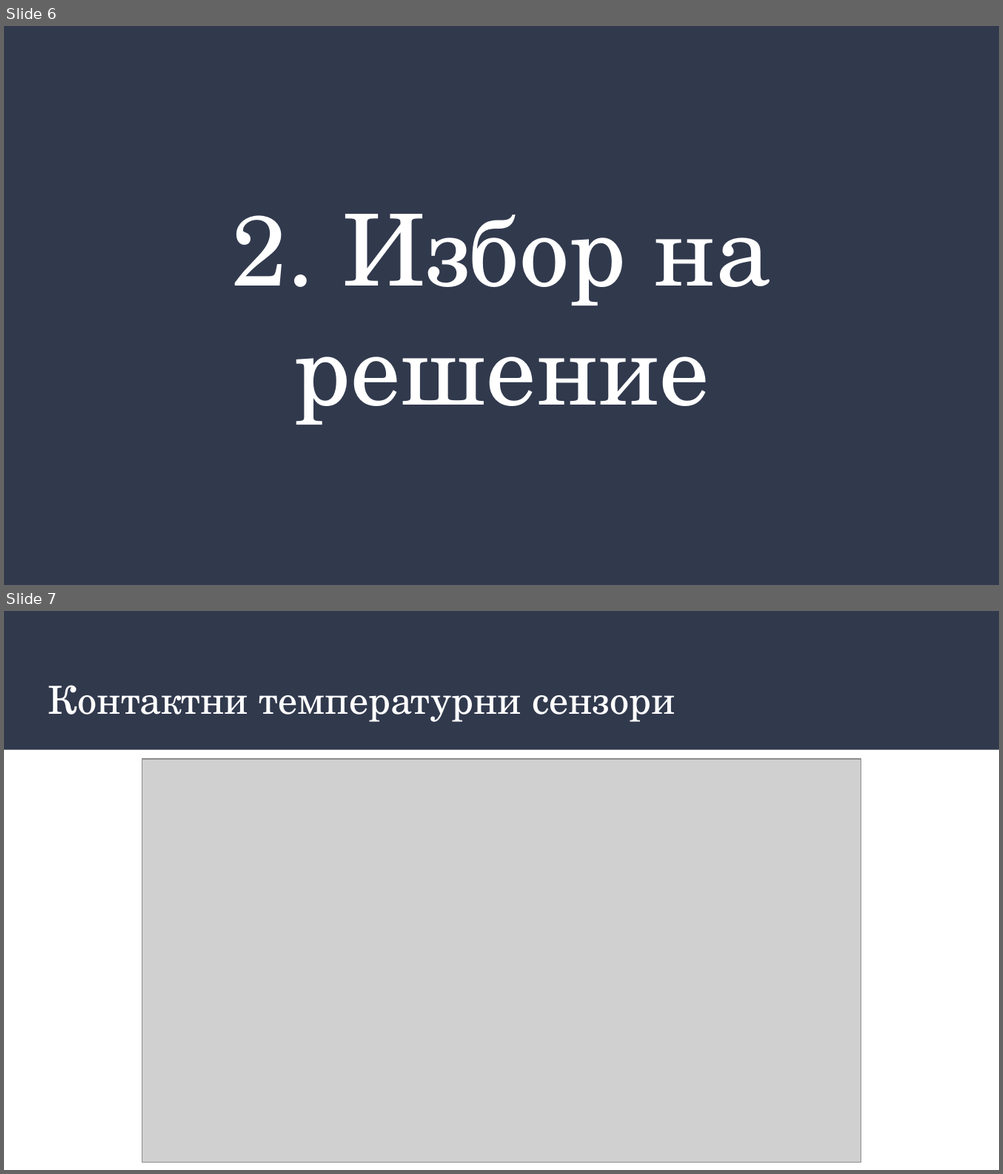
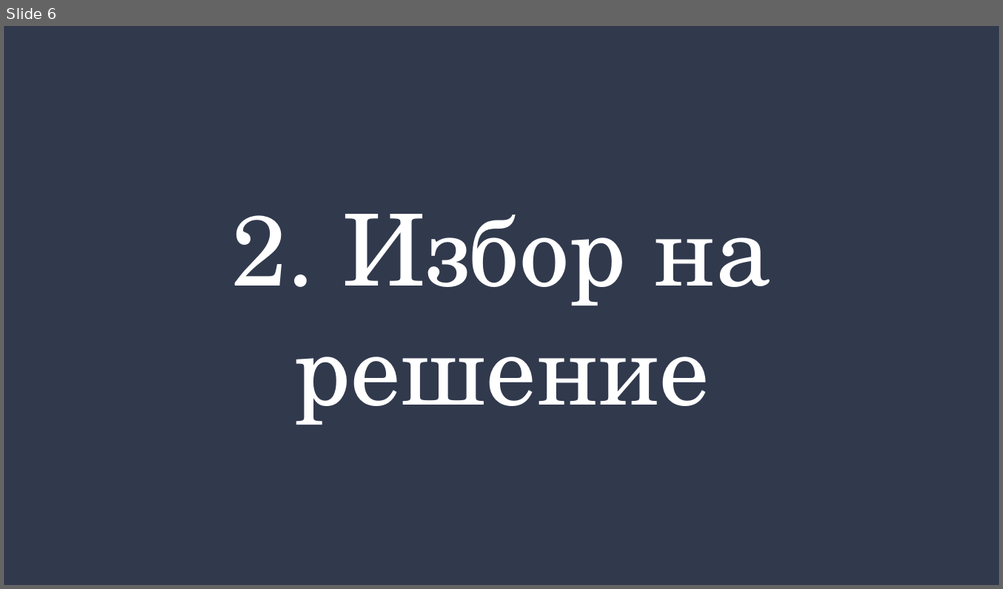
Before and after one commit to IliyanAntov/HighSpeedThermocoupleLogger, a slide deck: Documentation/Presentation/High speed thermocouple logger - short.pptx. Shown one above the other, each under a label of ours: slides 6 and 7 before the commit, slide 6 after it. The pictures are 1003x1174 and 1003x589 pixels, drawn with LibreOffice and Linux fonts; fonts in the diff are those of the drawing; grey boxes stand for pictures. Boxes give left, top, right and bottom in pixels: in the first picture for what was removed or moved away, otherwise in the second. Text is boxed around its words. In the diff, an @@ line names an element or a change of style, - is before the commit and + after.

```diff
--- a/Documentation/Presentation/High speed thermocouple logger - short.pptx
+++ b/Documentation/Presentation/High speed thermocouple logger - short.pptx
@@ slide 7 removed at [4, 611, 999, 1170], background #FFFFFF @@
@@ rectangle removed at [4, 611, 999, 750] @@
@@ title removed at [48, 685, 674, 722] @@
-Контактни температурни сензори
@@ picture removed at [142, 759, 860, 1163] @@
```
Also in this commit, not shown: 1 slide changed, 1 slide added, 1 other slide removed.
